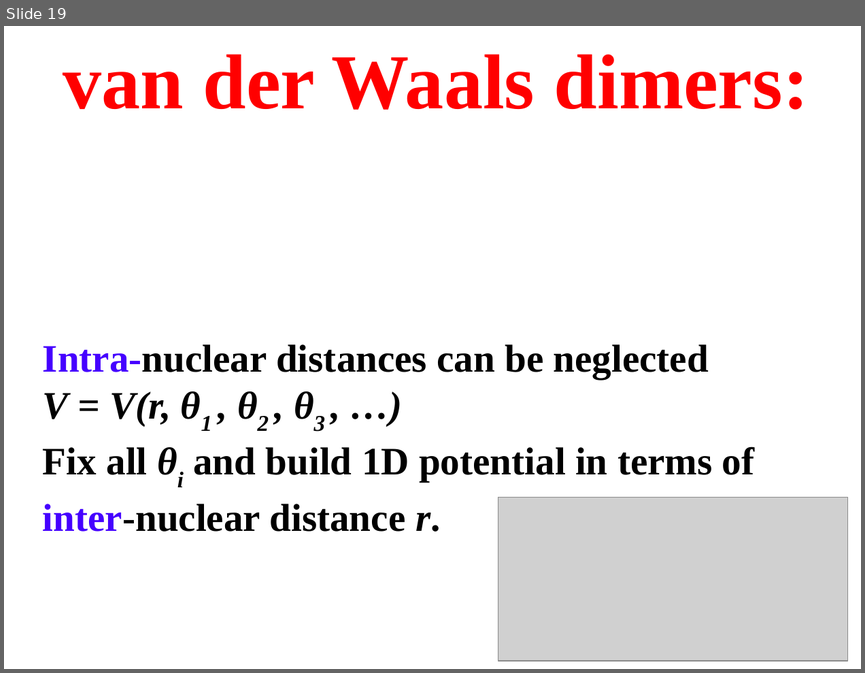
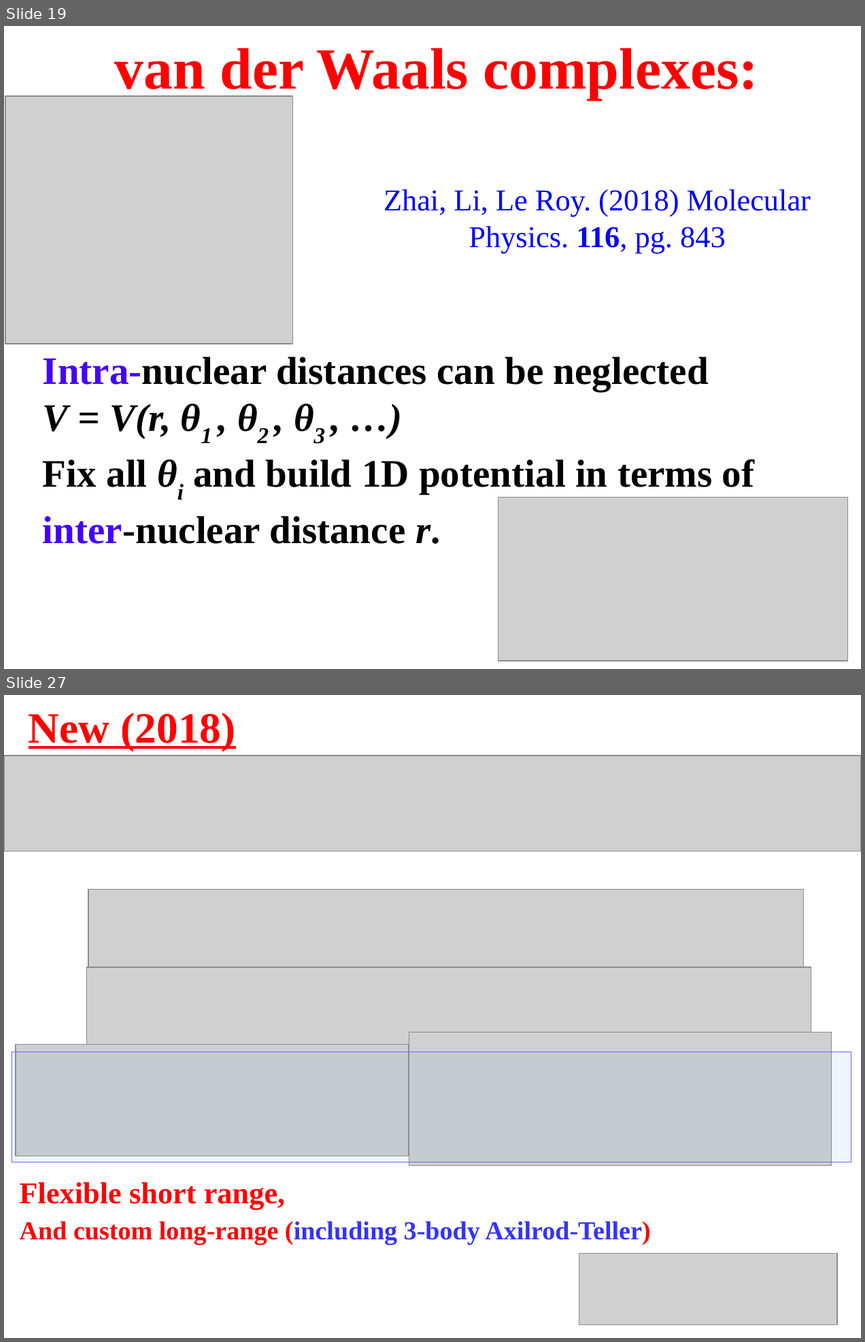
Before and after one commit to HPQC-LABS/polyMLR, a slide deck: 2018-06-20-polyMLR(ISMS).odp. Shown one above the other, each under a label of ours: slide 19 before the commit, slides 19 and 27 after it; the slides between them are not shown. The pictures are 865x673 and 865x1342 pixels, drawn with LibreOffice and Linux fonts; fonts in the diff are those of the drawing; grey boxes stand for pictures. Boxes give left, top, right and bottom in pixels: in the first picture for what was removed or moved away, otherwise in the second. Text is boxed around its words. In the diff, an @@ line names an element or a change of style, - is before the commit and + after.

```diff
--- a/2018-06-20-polyMLR(ISMS).odp
+++ b/2018-06-20-polyMLR(ISMS).odp
@@ slide 27 added at <box>4,695,861,1338</box>, background #FFFFFF @@
@@ text added at <box>28,713,236,751</box>, 40 pt, text #FF0000, bold, underline @@
+New (2018)
@@ picture added at <box>4,756,861,851</box> @@
@@ picture added at <box>89,889,804,968</box> @@
@@ picture added at <box>86,967,811,1052</box> @@
@@ picture added at <box>409,1032,832,1165</box> @@
@@ rectangle added at <box>11,1052,851,1162</box>, fill #729FCF at 10% opacity, outline #6666FF 0 pt @@
@@ picture added at <box>16,1044,409,1155</box> @@
@@ text added at <box>20,1182,650,1244</box>, 24 pt, text #FF0000, bold @@
+Flexible short range,
+And custom long-range (including 3-body Axilrod-Teller)
@@ picture added at <box>579,1253,838,1325</box> @@
@@ slide 19 changed as well @@
@@ text at <box>115,48,758,99</box>: text changed; size 72 to 54 pt @@
-van der Waals dimers:
+van der Waals complexes:
@@ picture added at <box>5,96,293,344</box> @@
@@ text added at <box>383,189,810,252</box>, 28 pt, text #0000FF @@
+Zhai, Li, Le Roy. (2018) Molecular Physics. 116, pg. 843
@@ text "Intra-nuclear distances can be neglected": place and size @@
-text "Intra-nuclear distances can be neglected" at <box>43,344,755,531</box>
+text "Intra-nuclear distances can be neglected" at <box>43,356,755,543</box>
```
Also in this commit, not shown: 12 other slides changed, 8 other slides added, 3 slides removed, 3 other files.
